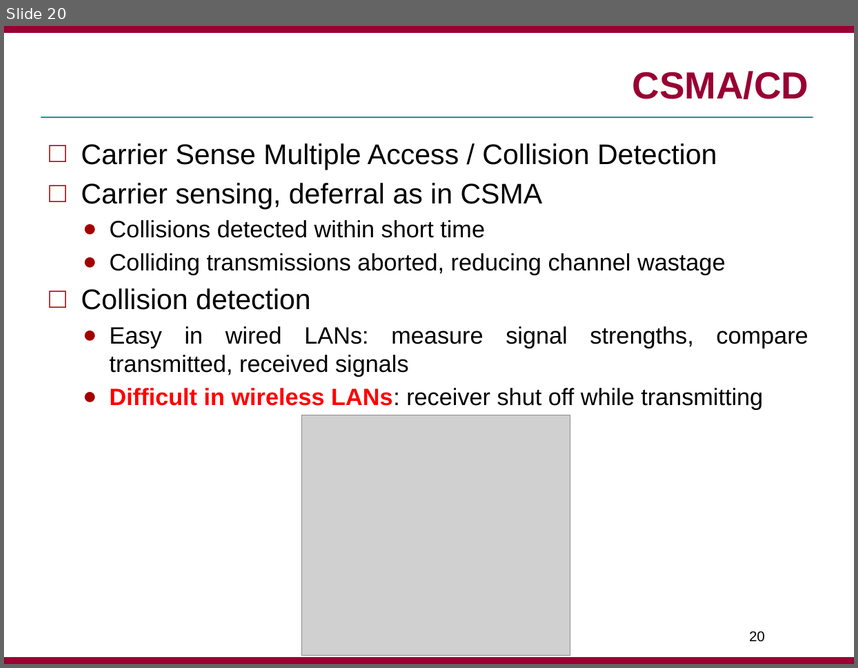
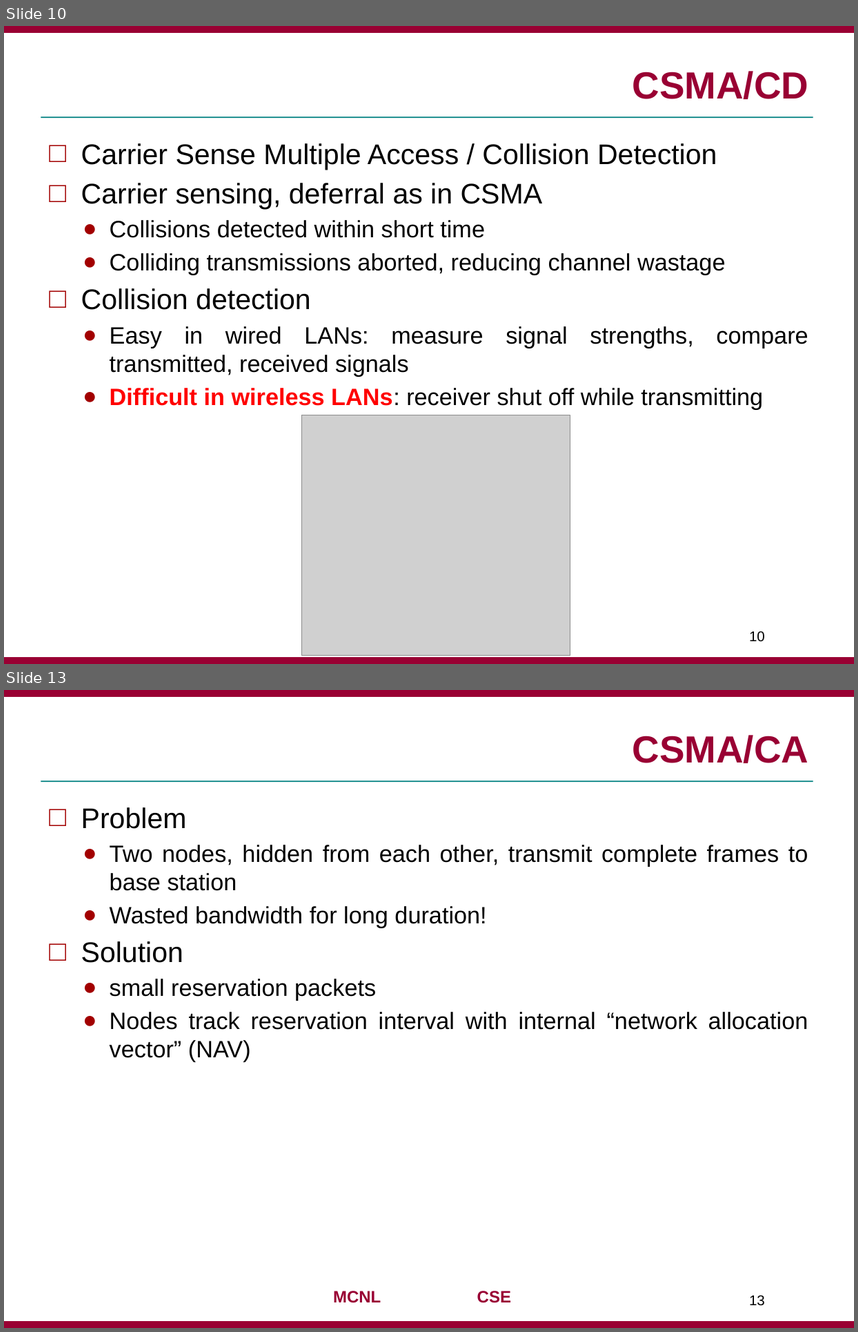
Before and after one commit to jaejunha/Paper, a slide deck: Daily(written_in_Korean)/180901.pptx. Shown one above the other, each under a label of ours: slide 20 before the commit, slides 10 and 13 after it; the slides between them are not shown. The pictures are 858x668 and 858x1332 pixels, drawn with LibreOffice and Linux fonts; fonts in the diff are those of the drawing; grey boxes stand for pictures; background and template pictures are left out. Boxes give left, top, right and bottom in pixels: in the first picture for what was removed or moved away, otherwise in the second. Text is boxed around its words. In the diff, an @@ line names an element or a change of style, - is before the commit and + after.

```diff
--- a/Daily(written_in_Korean)/180901.pptx
+++ b/Daily(written_in_Korean)/180901.pptx
@@ slide 13 added at bbox=[4, 690, 854, 1328], background #FFFFFF; not listed: 3 template elements that a slide beside it also shows @@
@@ title added at bbox=[633, 735, 809, 763], 32 pt, text #990033, bold @@
+CSMA/CA
@@ text added at bbox=[81, 807, 809, 1062], 20 pt, text #000000 @@
+□ Problem
+  ● Two nodes, hidden from each other, transmit complete frames to base station
+  ● Wasted bandwidth for long duration!
+□ Solution
+  ● small reservation packets
+  ● Nodes track reservation interval with internal “network allocation vector” (NAV)
@@ text added at bbox=[333, 1290, 511, 1303], 14 pt, text #990033, bold @@
+MCNL CSE
@@ page number added at bbox=[749, 1294, 765, 1305], 12 pt, text #000000 @@
+13
@@ what was slide 20 is now slide 10 @@
@@ page number at bbox=[749, 630, 765, 641]: text changed @@
-20
+10
```
Also in this commit, not shown: 4 slides changed, 7 other slides added, 12 slides removed, 1 other file.
